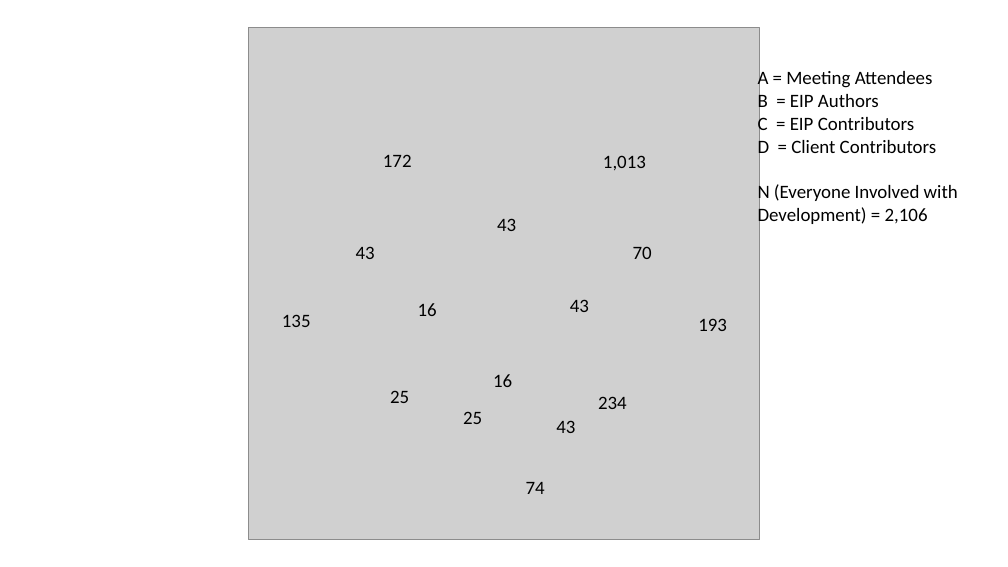
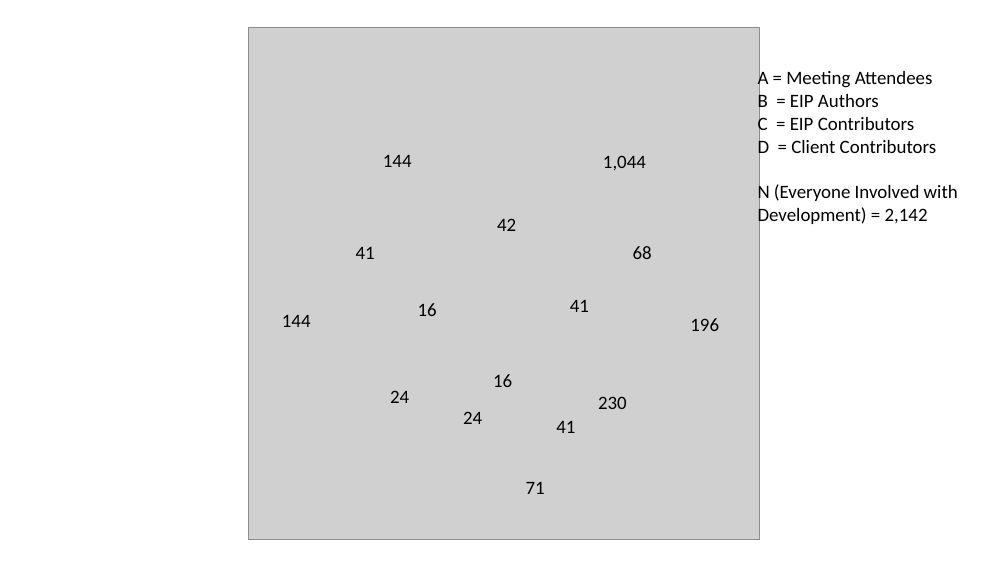
Before and after one commit to Fintech-Research-Lab/Ethereum_Governance_Project, a slide deck: slide 2 of Analysis/Meeting Attendees and Ethereum Community Analysis/venn diagram.pptx. Drawn at 1008x567 pixels with LibreOffice and Linux fonts; fonts in the diff are those of the drawing; grey boxes stand for pictures. Boxes give left, top, right and bottom in pixels: in the first picture for what was removed or moved away, otherwise in the second. Text is boxed around its words. In the diff, an @@ line names an element or a change of style, - is before the commit and + after.

```diff
--- a/Analysis/Meeting Attendees and Ethereum Community Analysis/venn diagram.pptx
+++ b/Analysis/Meeting Attendees and Ethereum Community Analysis/venn diagram.pptx
@@ text at <box>383,155,412,167</box>: text changed @@
-172
+144
@@ text at <box>603,155,646,170</box>: text changed @@
-1,013
+1,044
@@ text at <box>758,182,958,226</box>: text changed @@
-N (Everyone Involved with Development) = 2,106
+N (Everyone Involved with Development) = 2,142
@@ text at <box>497,218,516,231</box>: text changed @@
-43
+42
@@ text at <box>356,247,375,259</box>: text changed @@
-43
+41
@@ text at <box>633,246,652,259</box>: text changed @@
-70
+68
@@ text at <box>282,315,311,327</box>: text changed @@
-135
+144
@@ text at <box>570,300,589,312</box>: text changed @@
-43
+41
@@ text at <box>690,318,719,331</box>: text changed @@
-193
+196
@@ text at <box>390,391,409,403</box>: text changed @@
-25
+24
@@ text at <box>463,412,482,424</box>: text changed @@
-25
+24
@@ text at <box>598,396,627,409</box>: text changed @@
-234
+230
@@ text at <box>556,421,575,433</box>: text changed @@
-43
+41
@@ text at <box>526,482,545,494</box>: text changed @@
-74
+71
```
